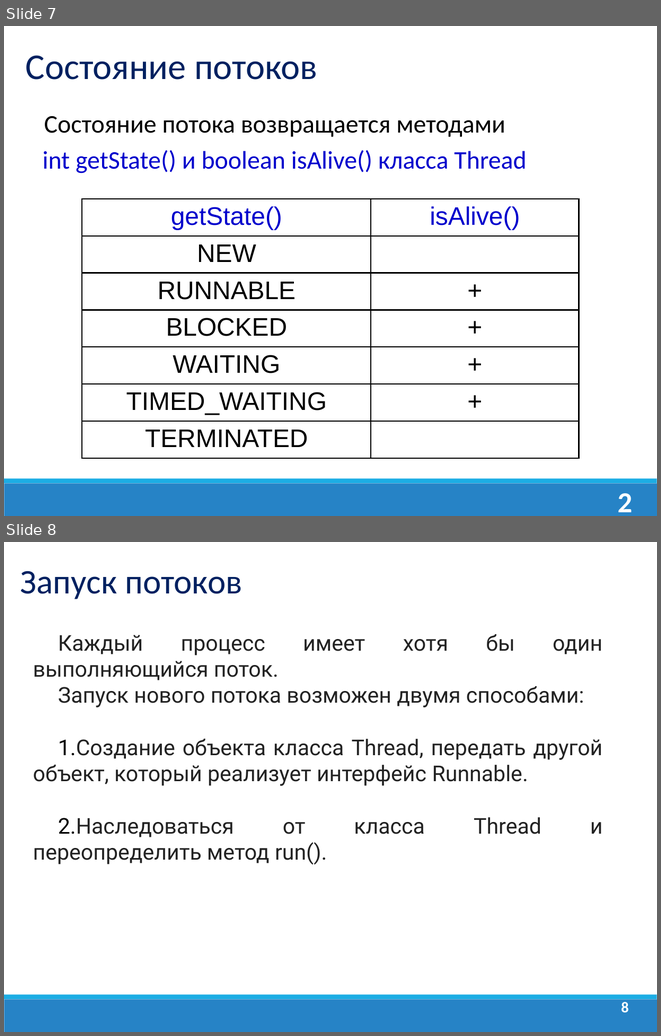
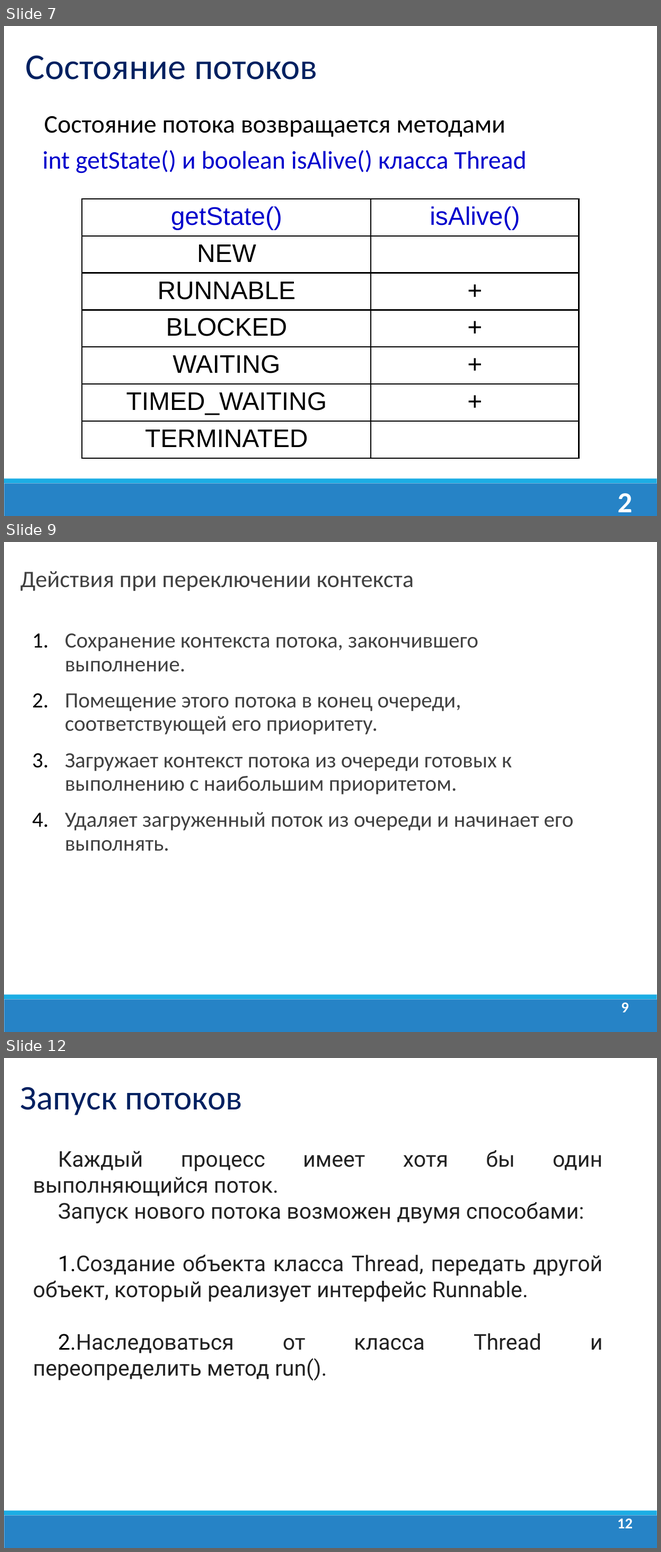
Before and after one commit to dmitry-academy/academy_old, a slide deck: academy/resources/presentations/Многопоточность/Java_Lection_18. Введение в многопоточность. Thread.ppt. Shown one above the other, each under a label of ours: slides 7 and 8 before the commit, slides 7, 9 and 12 after it; the slides between them are not shown. The pictures are 661x1036 and 661x1552 pixels, drawn with LibreOffice and Linux fonts; fonts in the diff are those of the drawing; background and template pictures are left out. Boxes give left, top, right and bottom in pixels: in the first picture for what was removed or moved away, otherwise in the second. Text is boxed around its words. In the diff, an @@ line names an element or a change of style, - is before the commit and + after.

```diff
--- a/academy/resources/presentations/Многопоточность/Java_Lection_18. Введение в многопоточность. Thread.ppt
+++ b/academy/resources/presentations/Многопоточность/Java_Lection_18. Введение в многопоточность. Thread.ppt
@@ slide 9 added at [4, 542, 657, 1032], background #FFFFFF; not listed: 2 template elements that a slide beside it also shows @@
@@ text added at [20, 571, 414, 591], 26 pt, text #404040 @@
+Действия при переключении контекста
@@ text added at [65, 633, 574, 851], 24 pt, text #404040 @@
+1. Сохранение контекста потока, закончившего выполнение.
+2. Помещение этого потока в конец очереди, соответствующей его приоритету.
+3. Загружает контекст потока из очереди готовых к выполнению с наибольшим приоритетом.
+4. Удаляет загруженный поток из очереди и начинает его выполнять.
@@ page number added at [621, 1002, 628, 1012], 16.6 pt, text #FFFFFF, bold @@
+9
@@ what was slide 8 is now slide 12 @@
@@ page number at [617, 1518, 633, 1528]: text changed @@
-8
+12
```
Also in this commit, not shown: 2 slides changed, 4 other slides added.
